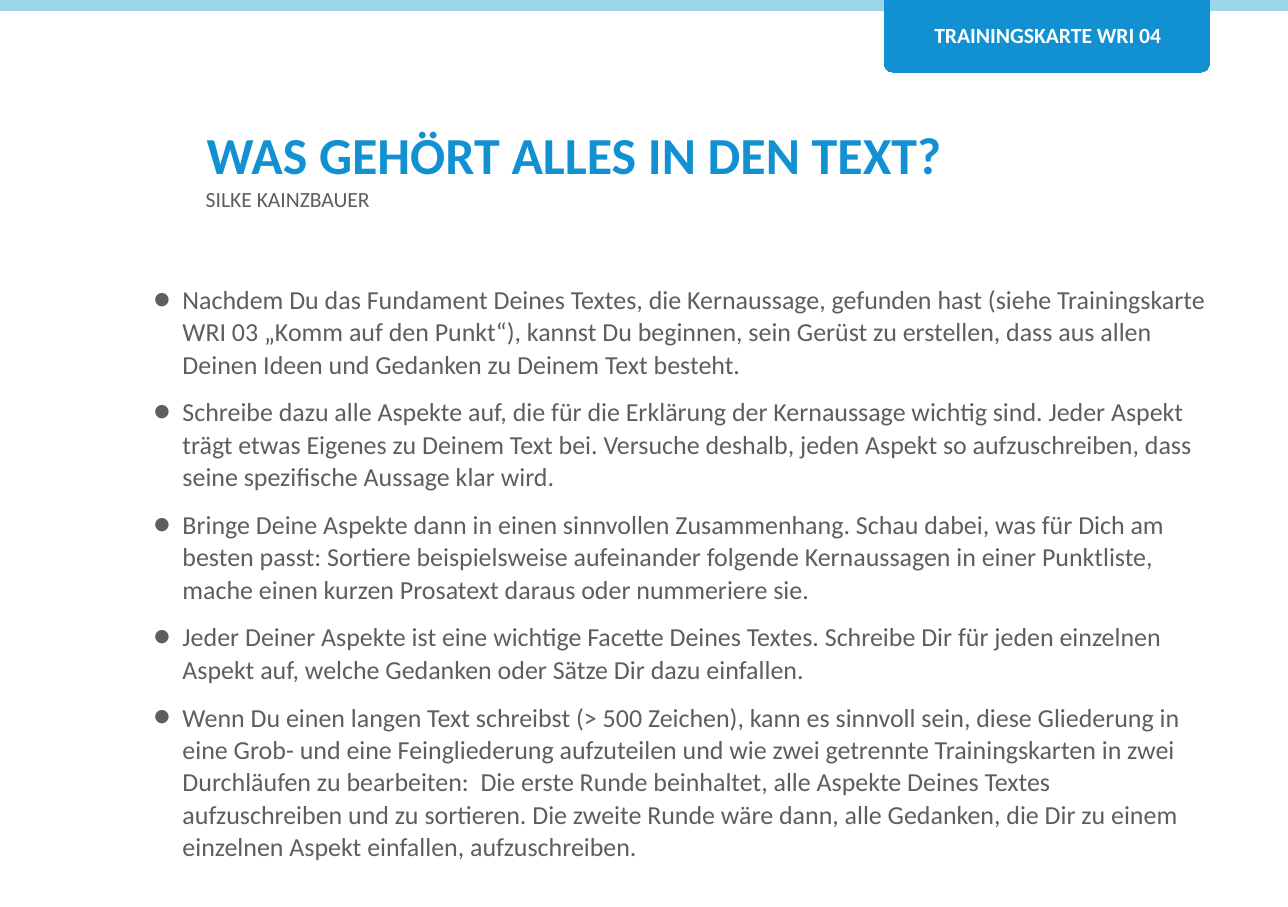
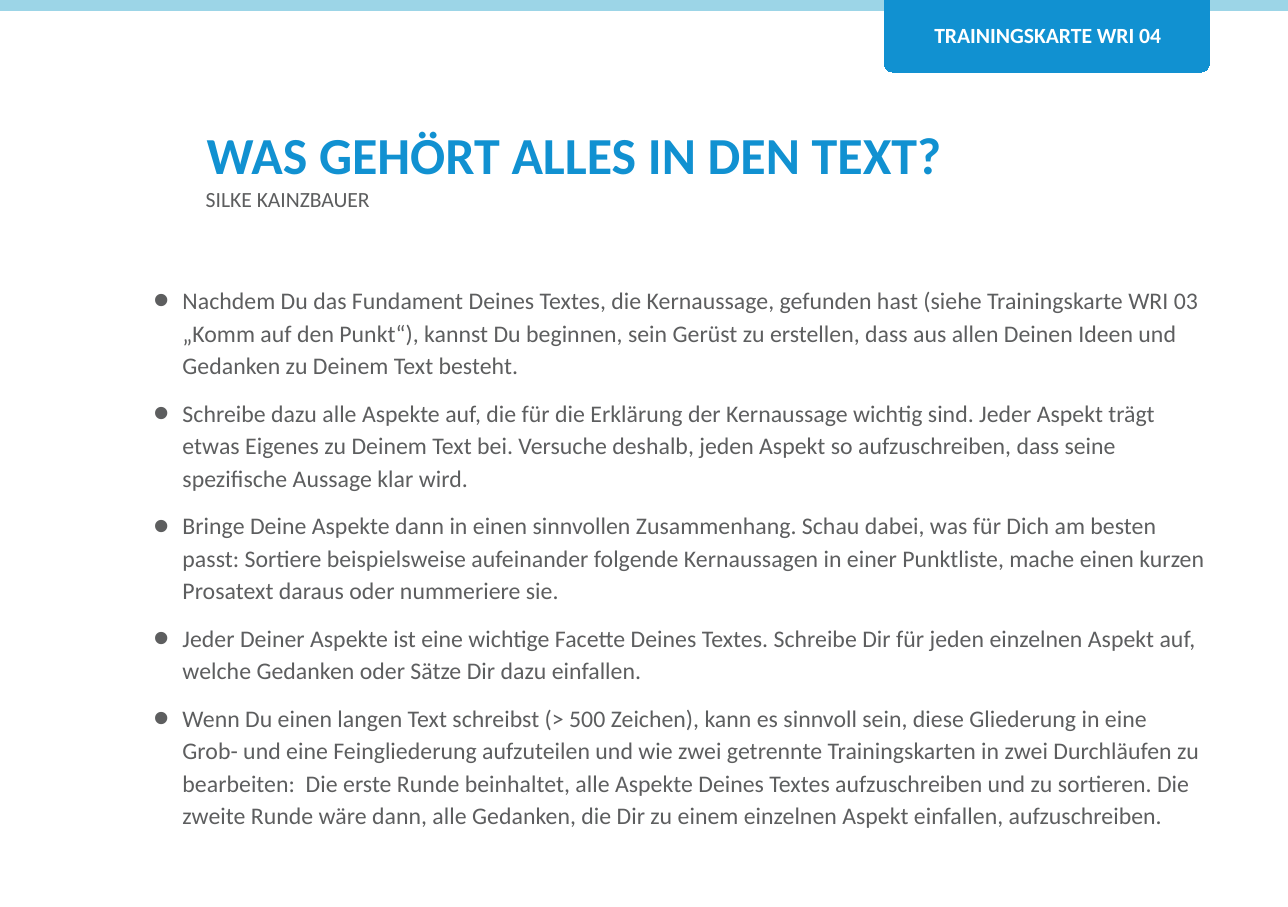
Before and after one commit to Teamtool/training-materials, a slide deck: slide 1 of training-cards/agile moves/Writing (WRI)/ger/apprentice/ger_wri_04_was_gehoert_in_den_text_AM_A.pptx. Drawn at 1288x907 pixels with LibreOffice and Linux fonts; fonts in the diff are those of the drawing; background and template pictures are left out. Boxes give left, top, right and bottom in pixels: in the first picture for what was removed or moved away, otherwise in the second. Text is boxed around its words. In the diff, an @@ line names an element or a change of style, - is before the commit and + after.

```diff
--- a/training-cards/agile moves/Writing (WRI)/ger/apprentice/ger_wri_04_was_gehoert_in_den_text_AM_A.pptx
+++ b/training-cards/agile moves/Writing (WRI)/ger/apprentice/ger_wri_04_was_gehoert_in_den_text_AM_A.pptx
@@ text "Nachdem Du das Fundament Deines ..." at box(182, 292, 1204, 828): size 12 to 11 pt @@
```
Also in this commit, not shown: 3 other files.
